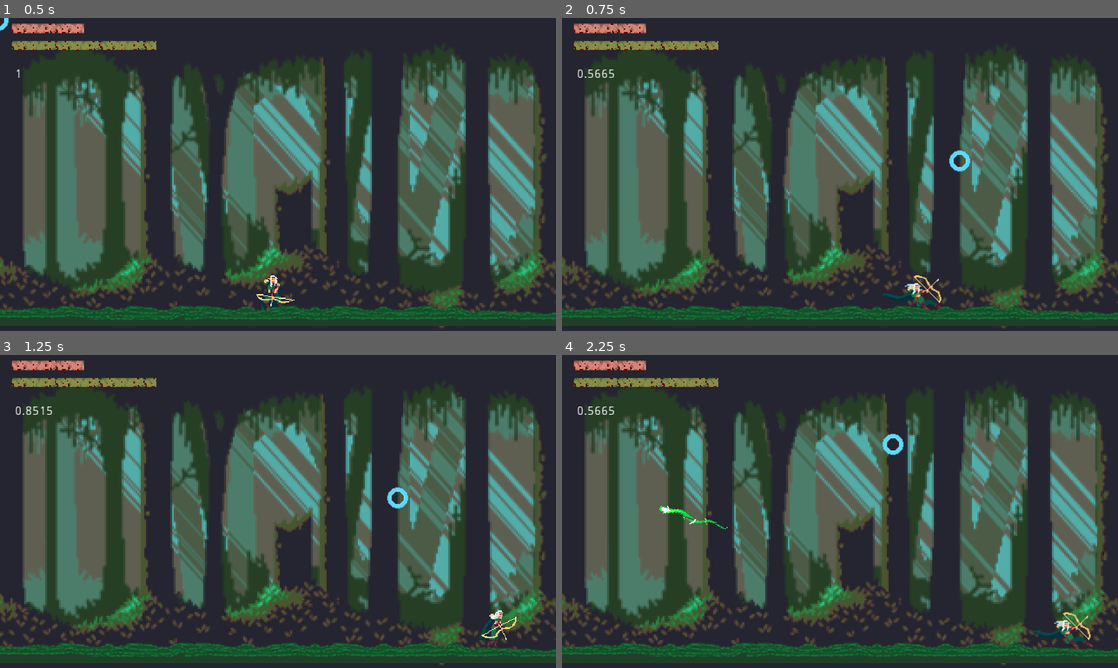
Above: before the commit, frames 1-4 (two rows, left to right).
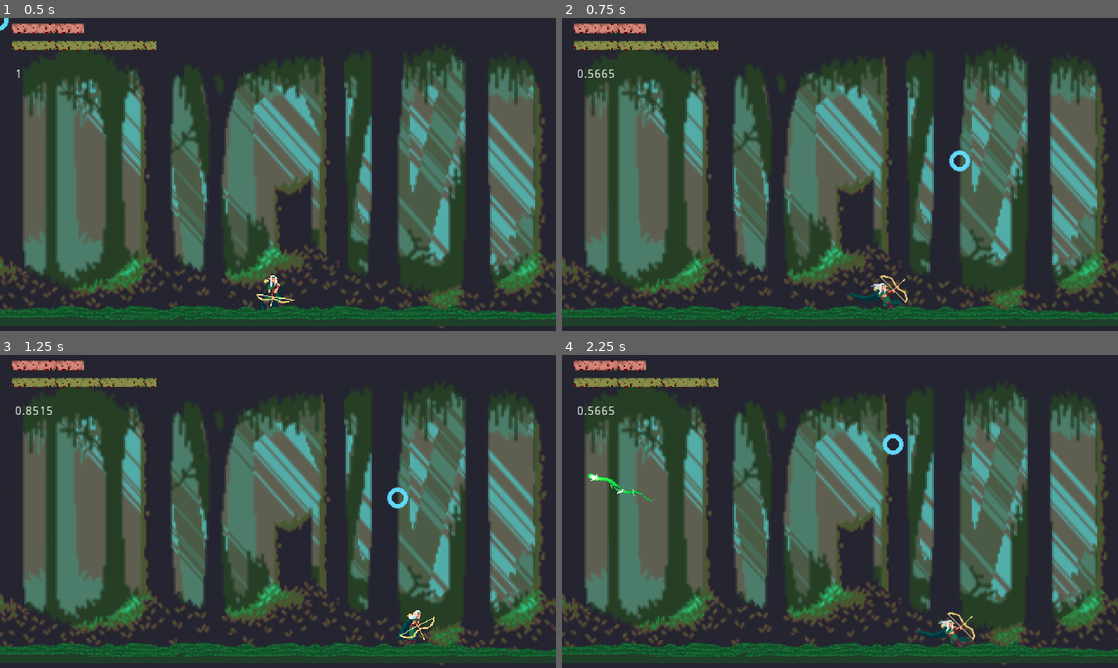
Above: after the commit, the same moments.

Repository: dcrespo3d/GGJ2023
Game: Godot game, scene res://EscenaMain.tscn
Same seed, same stepped clock (60 frames per second), same inputs: the game is played once before the commit and once after it.
Inputs (mouse positions are in pixels of both pictures, inside the frame that each line leads up to):
- Up to frame 1 (0.5 s): no input
- Up to frame 2 (0.75 s): move the mouse to (962, 158) at 0.52 s; hold Right (ui_right) from 0.53 s (still down); tap Space (dash_key) at 0.6 s
- Up to frame 3 (1.25 s): keep holding Right (ui_right)
- Up to frame 4 (2.25 s): move the mouse to (728, 527) at 1.27 s; release Right (ui_right) at 1.28 s; hold Left (ui_left) 1.28-2.03 s; click (728, 527) at 1.35 s; move the mouse to (895, 442) at 2.02 s; hold Right (ui_right) from 2.03 s (still down); tap Space (dash_key) at 2.1 s

Frame 1 is identical in both runs. In frame 2, 0.7% of the frame differs, in the area x 51-69%, y 82-94%; in frame 3, 0.6%; in frame 4, 1.1%, in the area x 4-96%, y 37-94%.

Commit message:
Update
Update

Diff:
--- a/EscenaMain.tscn
+++ b/EscenaMain.tscn
@@ -67,7 +67,6 @@
 position = Vector2( 315, 271 )
 maxHealth = 250
 currentHealth = 250
-dash_speed = 2000
 dashduration = 35
 mindashduration = 20
 dashcooldown = 0.1
--- a/Player.tscn
+++ b/Player.tscn
@@ -20,7 +20,7 @@
 position = Vector2( 0, -30 )
 frames = ExtResource( 1 )
 animation = "Attack_Down"
-frame = 1
+frame = 2
 speed_scale = 3.0
 playing = true
 
